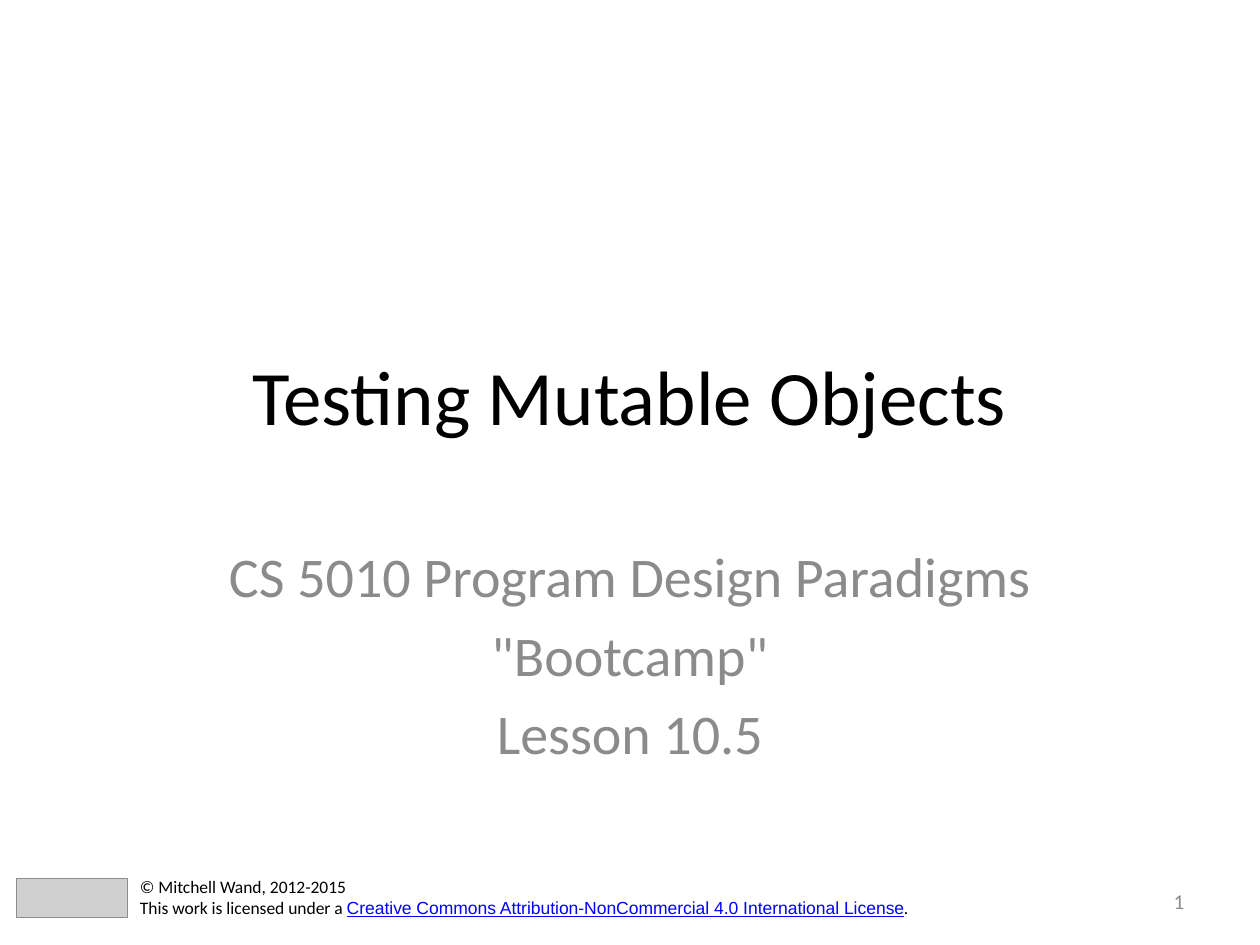
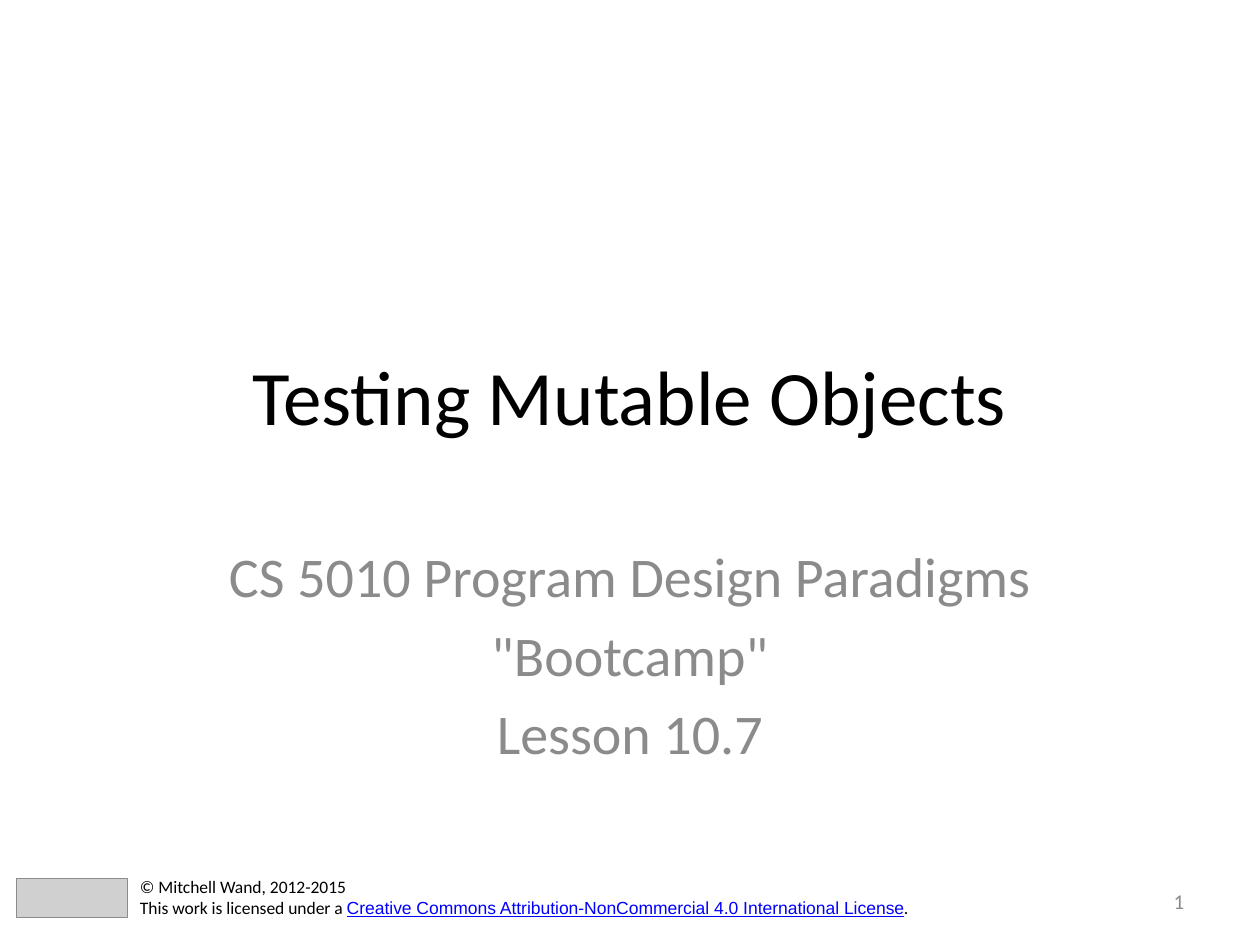
Before and after one commit to mwand/cs5010f16, a slide deck: slide 1 of Slides/Lesson 10.7 Testing Mutable Objects.pptx. Drawn at 1260x945 pixels with LibreOffice and Linux fonts; fonts in the diff are those of the drawing; grey boxes stand for pictures. Boxes give left, top, right and bottom in pixels: in the first picture for what was removed or moved away, otherwise in the second. Text is boxed around its words. In the diff, an @@ line names an element or a change of style, - is before the commit and + after.

Commit message:
first pass through lessons, with some cosmetic changes only

```diff
--- a/Slides/Lesson 10.7 Testing Mutable Objects.pptx
+++ b/Slides/Lesson 10.7 Testing Mutable Objects.pptx
@@ subtitle at bbox=[497, 718, 762, 755]: text changed @@
-Lesson 10.5
+Lesson 10.7
```
Also in this commit, not shown: 1 other slide changed, 4 other files.
